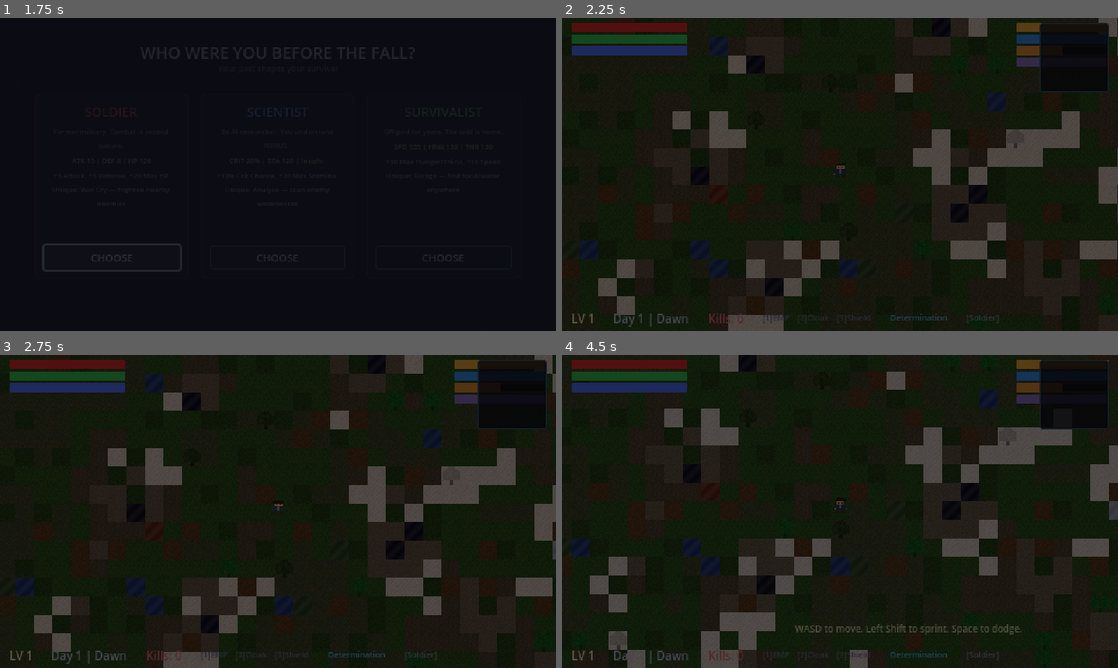
Above: before the commit, frames 1-4 (two rows, left to right).
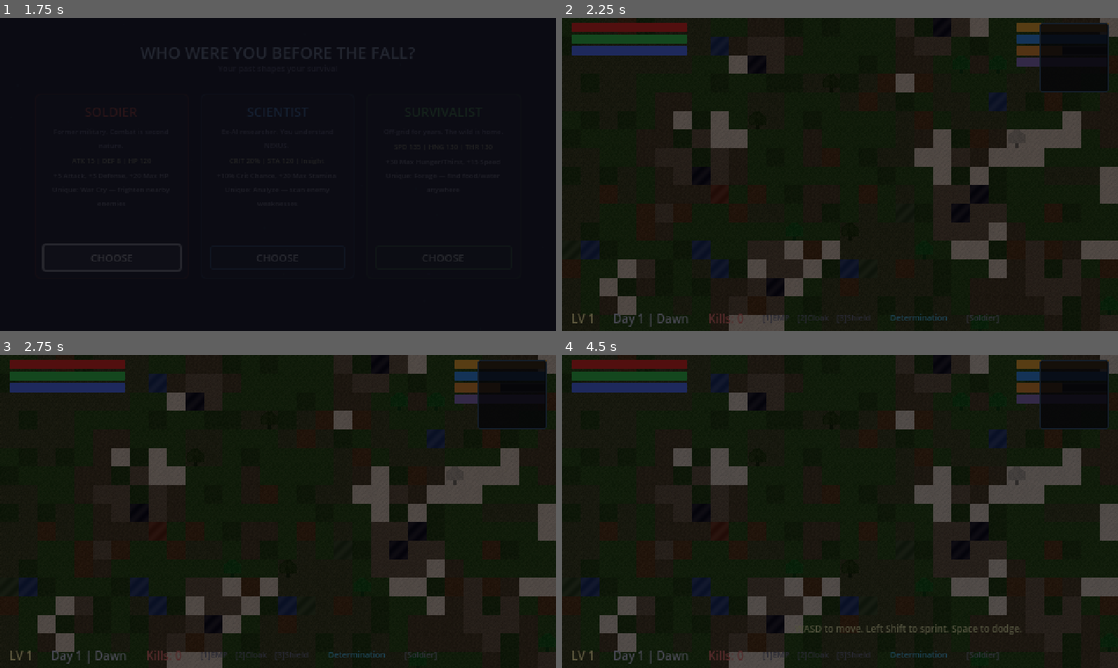
Above: after the commit, the same moments.

Repository: edonD/singularity-godot
Game: Godot game, scene res://scenes/ui/TitleScreen.tscn
Same seed, same stepped clock (60 frames per second), same inputs: the game is played once before the commit and once after it.
Inputs (mouse positions are in pixels of both pictures, inside the frame that each line leads up to):
- Up to frame 1 (1.75 s): click "NEW GAME" at 0.5 s; click "CHOOSE" at 1.25 s
- Up to frame 2 (2.25 s): tap Enter at 2 s; move the mouse to (962, 158) at 2.02 s; press the mouse at (962, 158) at 2.03 s; hold D (move_right) from 2.03 s (still down)
- Up to frame 3 (2.75 s): keep holding D (move_right)
- Up to frame 4 (4.5 s): move the mouse to (728, 527) at 2.77 s; release D (move_right) at 2.78 s; release the mouse at (728, 527) at 2.78 s; hold S (move_down) 2.78-3.53 s; tap 1 (ability_1) at 2.85 s; click (728, 527) at 3.05 s; move the mouse to (895, 442) at 3.52 s; press the mouse at (895, 442) at 3.53 s; hold D (move_right) 3.53-4.28 s; tap 2 (ability_2) at 3.6 s; move the mouse to (812, 574) at 4.27 s; release the mouse at (812, 574) at 4.28 s; hold W (move_up) from 4.28 s (still down); tap 3 (ability_3) at 4.35 s

Frame 1 is identical in both runs. In frame 2, 1.0% of the frame differs, in the area x 3-100%, y 0-100%; in frame 3, 3.0%; in frame 4, 19%, in the area x 1-100%, y 0-100%.
Error after the commit: Parse Error: Identifier "crit_bonus" not declared in the current scope. (res://scripts/player/player.gd:201)

Commit message:
V2: Wire damage to emotional state + bleeding injuries, compact player.gd to 396 lines

Diff:
--- a/scripts/player/player.gd
+++ b/scripts/player/player.gd
@@ -154,46 +154,28 @@
 
 
 func _start_attack() -> void:
-	var s := GameManager.player_stats
 	if combo_timer > 0 and attack_combo == 1:
-		state = State.ATTACK2
-		attack_combo = 2
-		attack_timer = ATTACK2_DURATION
+		state = State.ATTACK2; attack_combo = 2; attack_timer = ATTACK2_DURATION
 	elif combo_timer > 0 and attack_combo == 2:
-		state = State.ATTACK3
-		attack_combo = 3
-		attack_timer = ATTACK3_DURATION
+		state = State.ATTACK3; attack_combo = 3; attack_timer = ATTACK3_DURATION
 	else:
-		state = State.ATTACK
-		attack_combo = 1
-		attack_timer = ATTACK_DURATION
-
+		state = State.ATTACK; attack_combo = 1; attack_timer = ATTACK_DURATION
 	combo_timer = COMBO_WINDOW
-	velocity = facing * 60.0 # Lunge forward
-
-	# Position and enable attack hitbox
-	_position_attack_area()
+	velocity = facing * 60.0
+	attack_area.position = facing * 16.0
+	attack_area.rotation = facing.angle()
 	attack_shape.disabled = false
 	AudioManager.play_sfx("swing")
-
-	# Spawn attack trail
 	var AttackTrail := preload("res://scripts/effects/attack_trail.gd")
 	var trail := Node2D.new()
 	trail.set_script(AttackTrail)
 	get_parent().add_child(trail)
 	trail.setup(global_position, facing)
-
-	# Deal damage to enemies in area after a tiny delay
 	await get_tree().create_timer(0.05).timeout
 	if not is_inside_tree():
 		return
 	_deal_attack_damage()
 	attack_shape.disabled = true
-
-
-func _position_attack_area() -> void:
-	attack_area.position = facing * 16.0
-	attack_area.rotation = facing.angle()
 
 
 func _deal_attack_damage() -> void:
@@ -202,23 +184,19 @@
 	var hit_something := false
 	var combo_mult := 1.0 + (attack_combo - 1) * 0.4
 
-	# Skill tree checks
+	# Skill tree + emotional + injury modifiers
 	var st := get_tree().get_first_node_in_group("skill_tree")
-	var melee_mult := 1.0
-	var crit_bonus := 0.0
+	var melee_mult: float = 1.0
 	if st:
 		melee_mult = st.get_effect_value("melee_dmg_mult", 1.0)
-		# Berserker: below 30% HP = +50% damage
 		if st.has_skill("combat_berserker") and s.hp < s.max_hp * 0.3:
 			melee_mult *= 1.5
-		# Emotional modifiers
-		var emo_sys := get_tree().get_first_node_in_group("emotional_state")
-		if emo_sys and emo_sys.has_method("get_emotion_modifier"):
-			melee_mult *= emo_sys.get_emotion_modifier("attack")
-		# Survival injury modifier
-		var survival := get_tree().get_first_node_in_group("survival")
-		if survival and survival.has_method("get_attack_modifier"):
-			melee_mult *= survival.get_attack_modifier()
+	var emo_sys := get_tree().get_first_node_in_group("emotional_state")
+	if emo_sys and emo_sys.has_method("get_emotion_modifier"):
+		melee_mult *= emo_sys.get_emotion_modifier("attack")
+	var surv := get_tree().get_first_node_in_group("survival")
+	if surv and surv.has_method("get_attack_modifier"):
+		melee_mult *= surv.get_attack_modifier()
 
 	var is_crit: bool = randf() < (s.crit_chance + crit_bonus)
 
@@ -243,29 +221,18 @@
 	if hit_something:
 		var is_finisher := attack_combo == 3
 		AudioManager.play_sfx("critical" if is_crit or is_finisher else "hit")
-		var shake_amount := 5.0 + attack_combo * 2.0
-		if is_crit:
-			shake_amount = 10.0
-		if is_finisher:
-			shake_amount = 12.0
-		CameraManager.shake(shake_amount)
-		# Update combo counter
+		var shake_amt := 12.0 if is_finisher else (10.0 if is_crit else 5.0 + attack_combo * 2.0)
+		CameraManager.shake(shake_amt)
 		var combo_ui := get_tree().get_first_node_in_group("combo_counter")
 		if combo_ui and combo_ui.has_method("register_hit"):
 			combo_ui.register_hit()
-		GameManager.request_hitstop(0.04 + attack_combo * 0.02 if not is_finisher else 0.08)
-		# Spawn hit effect — bigger for finisher
+		GameManager.request_hitstop(0.08 if is_finisher else 0.04 + attack_combo * 0.02)
 		var HitEffect := preload("res://scripts/effects/hit_effect.gd")
 		var effect := Node2D.new()
 		effect.set_script(HitEffect)
-		var hit_size := 6.0
-		if is_crit:
-			hit_size = 12.0
-		if is_finisher:
-			hit_size = 16.0
+		var hit_size := 16.0 if is_finisher else (12.0 if is_crit else 6.0)
 		effect.setup(global_position + facing * 16.0, hit_size)
 		get_parent().add_child(effect)
-		# Finisher gets dust burst
 		if is_finisher:
 			var DustParticles := preload("res://scripts/effects/dust_particles.gd")
 			var dust := Node2D.new()
@@ -290,37 +257,26 @@
 		return
 	s.stamina -= DODGE_COST
 	stamina_changed.emit(s.stamina, s.max_stamina)
-
 	state = State.DODGE
 	dodge_timer = DODGE_DURATION
 	invincible = true
 	invincible_timer = DODGE_DURATION
 	velocity = facing * DODGE_SPEED
 	AudioManager.play_sfx("dodge")
-
-	# Spawn dust particles
 	var DustParticles := preload("res://scripts/effects/dust_particles.gd")
 	var dust := Node2D.new()
 	dust.set_script(DustParticles)
 	get_parent().add_child(dust)
 	dust.emit_burst(global_position, 6, Color(0.5, 0.45, 0.35, 0.7), 40.0)
 
-
 func _shoot_ranged() -> void:
-	# Check for arrows in inventory
 	var inv := get_tree().get_first_node_in_group("inventory")
 	if inv and inv.has_method("has_item") and not inv.has_item("arrow"):
 		return
-
-	# Get aim direction toward mouse
 	var aim_dir := (get_global_mouse_position() - global_position).normalized()
 	facing = aim_dir
-
-	# Consume arrow
 	if inv and inv.has_method("remove_item"):
 		inv.remove_item("arrow", 1)
-
-	# Spawn projectile
 	var ProjectileScene := preload("res://scenes/effects/Projectile.tscn")
 	var proj: Area2D = ProjectileScene.instantiate()
 	proj.global_position = global_position + aim_dir * 12.0
@@ -359,6 +315,19 @@
 
 	# Knockback
 	velocity = from_dir * 150.0
+
+	# Emotional response to damage
+	var emo := get_tree().get_first_node_in_group("emotional_state")
+	if emo and emo.has_method("on_player_damaged"):
+		emo.on_player_damaged(float(actual_dmg) / s.max_hp)
+	if s.hp < s.max_hp * 0.15 and emo and emo.has_method("on_near_death"):
+		emo.on_near_death()
+
+	# Bleeding injury chance on big hits
+	if actual_dmg > 15:
+		var survival := get_tree().get_first_node_in_group("survival")
+		if survival and survival.has_method("add_injury") and randf() < 0.25:
+			survival.add_injury("bleeding", 1)
 
 	if s.hp <= 0:
 		_die()
